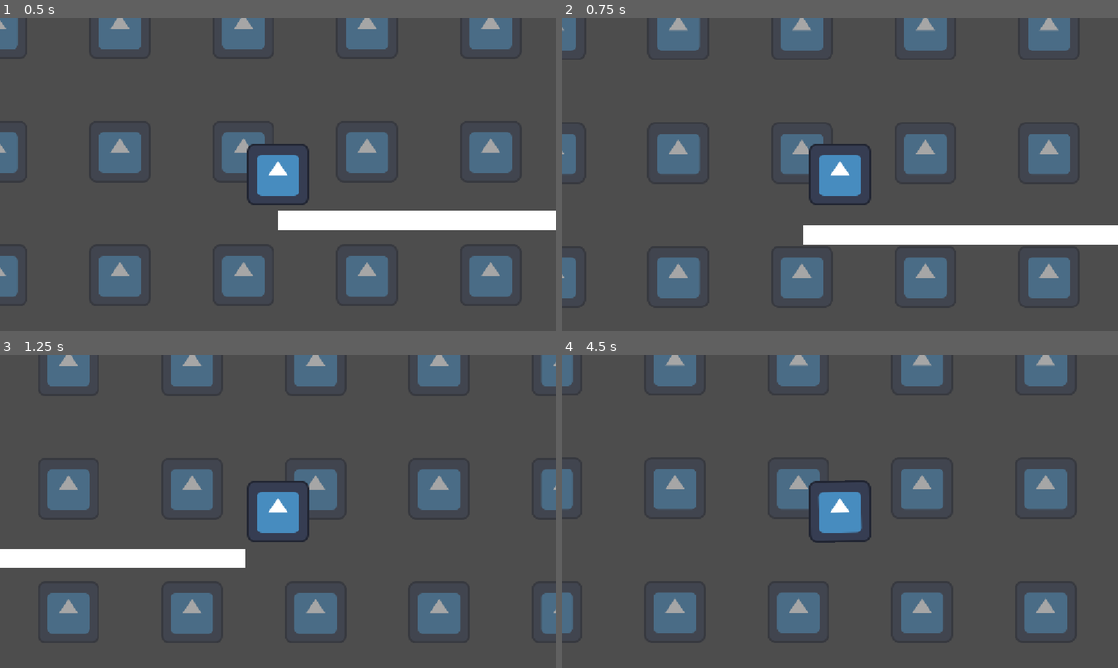
Above: before the commit, frames 1-4 (two rows, left to right).
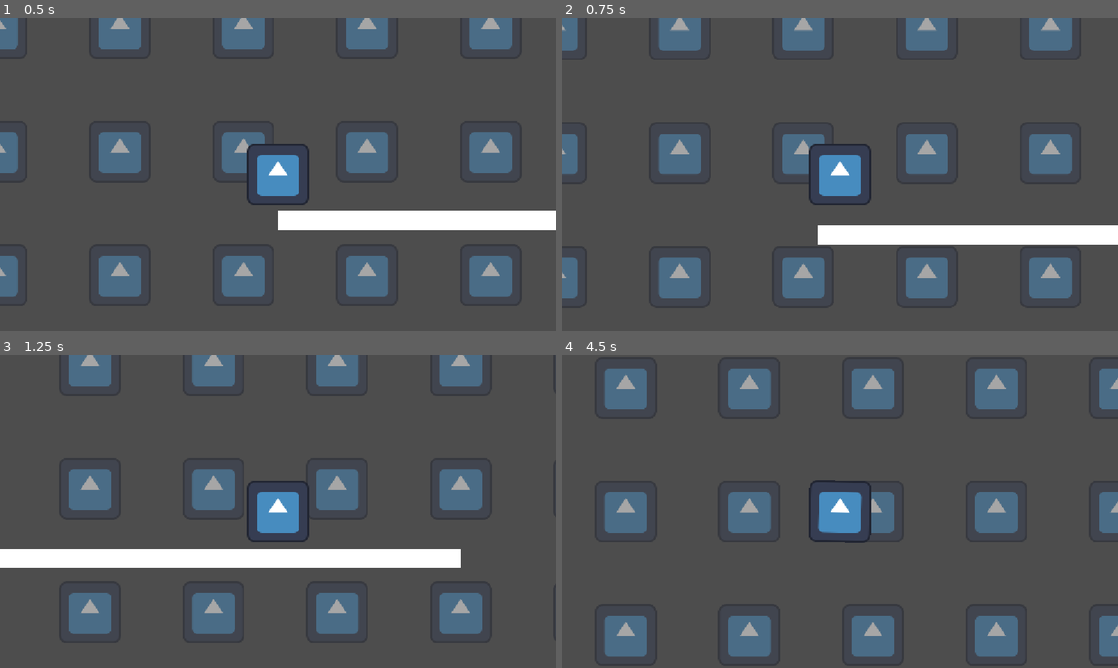
Above: after the commit, the same moments.

Repository: hahaeuou/game
Game: Godot game, scene res://main.tscn
Same seed, same stepped clock (60 frames per second), same inputs: the game is played once before the commit and once after it. The engine's default icon, where the game draws it, is replaced by a stand-in: a white triangle on a blue panel in a dark square.
Inputs:
- Up to frame 1 (0.5 s): no input
- Up to frame 2 (0.75 s): hold Right (right arrow) from 0.53 s (still down)
- Up to frame 3 (1.25 s): keep holding Right (right arrow)
- Up to frame 4 (4.5 s): release Right (right arrow) at 1.28 s; hold Down (down arrow) 1.28-2.03 s; hold Right (right arrow) 2.03-2.78 s; hold Up (up arrow) 2.78-3.53 s; hold Left (left arrow) from 3.53 s (still down)

Frame 1 is identical in both runs. In frame 2, 1.3% of the frame differs, in the area x 0-92%, y 0-90%; in frame 3, 15%; in frame 4, 24%, in the area x 0-100%, y 0-97%.

Commit message:
down arrow functionality

Diff:
--- /dev/null
+++ b/camera_2d.gd
@@ -0,0 +1,14 @@
+extends Camera2D
+
+var rot_velocity: float
+const CAMERA_ROT_MULT = 1
+
+# Called when the node enters the scene tree for the first time.
+func _ready() -> void:
+	pass # Replace with function body.
+
+
+# Called every frame. 'delta' is the elapsed time since the previous frame.
+func _process(delta: float) -> void:
+	rotation = rot_velocity * CAMERA_ROT_MULT
+	print(rotation)
--- a/main.tscn
+++ b/main.tscn
@@ -2,6 +2,7 @@
 
 [ext_resource type="PackedScene" uid="uid://5sgy0k2htp7b" path="res://player.tscn" id="1_ig7tw"]
 [ext_resource type="Texture2D" uid="uid://cmsunywnrf3cr" path="res://icon.svg" id="2_0xm2m"]
+[ext_resource type="Script" uid="uid://cqstje5q41q86" path="res://camera_2d.gd" id="3_h2yge"]
 
 [sub_resource type="PhysicsMaterial" id="PhysicsMaterial_onrkg"]
 bounce = 0.6
@@ -24,13 +25,14 @@
 physics_material_override = SubResource("PhysicsMaterial_onrkg")
 
 [node name="Camera2D" type="Camera2D" parent="Player" unique_id=1169969025]
+script = ExtResource("3_h2yge")
 
-[node name="StaticBody2D" type="StaticBody2D" parent="." unique_id=184738408]
+[node name="Ground" type="StaticBody2D" parent="." unique_id=184738408]
 position = Vector2(0, 192)
 
-[node name="CollisionShape2D" type="CollisionShape2D" parent="StaticBody2D" unique_id=371185486]
+[node name="CollisionShape2D" type="CollisionShape2D" parent="Ground" unique_id=371185486]
 shape = SubResource("WorldBoundaryShape2D_enc2m")
 
-[node name="ColorRect" type="ColorRect" parent="StaticBody2D" unique_id=1712378337]
+[node name="ColorRect" type="ColorRect" parent="Ground" unique_id=1712378337]
 offset_right = 999.0
 offset_bottom = 40.0
--- a/player.gd
+++ b/player.gd
@@ -1,6 +1,6 @@
 extends RigidBody2D
 
-var force_mult = 50
+var force_mult = 30
 
 # Called when the node enters the scene tree for the first time.
 func _ready() -> void:
@@ -13,3 +13,8 @@
 		apply_central_force(Vector2.LEFT * force_mult)
 	if Input.is_action_pressed("right arrow"):
 		apply_central_force(Vector2.RIGHT * force_mult)
+	if Input.is_action_just_pressed("up arrow"):
+		pass
+	if Input.is_action_just_pressed("down arrow"):
+		apply_central_impulse(Vector2.DOWN * force_mult)
+	$Camera2D.rot_velocity = angular_velocity
Not shown, added: camera_2d.gd.uid
